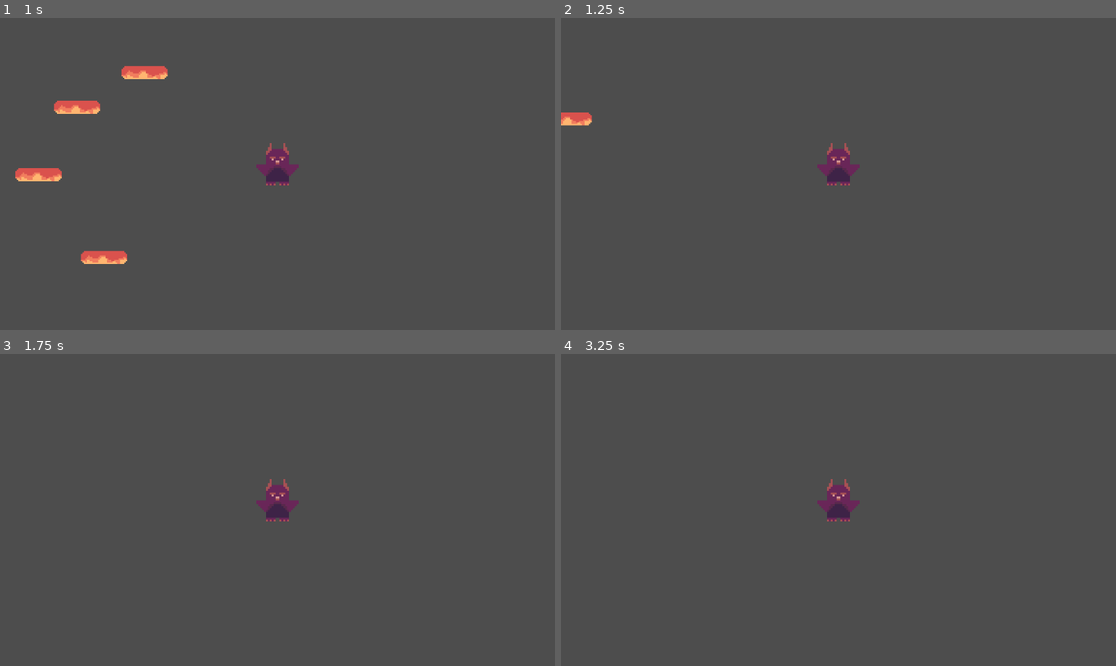
Above: before the commit, frames 1-4 (two rows, left to right).
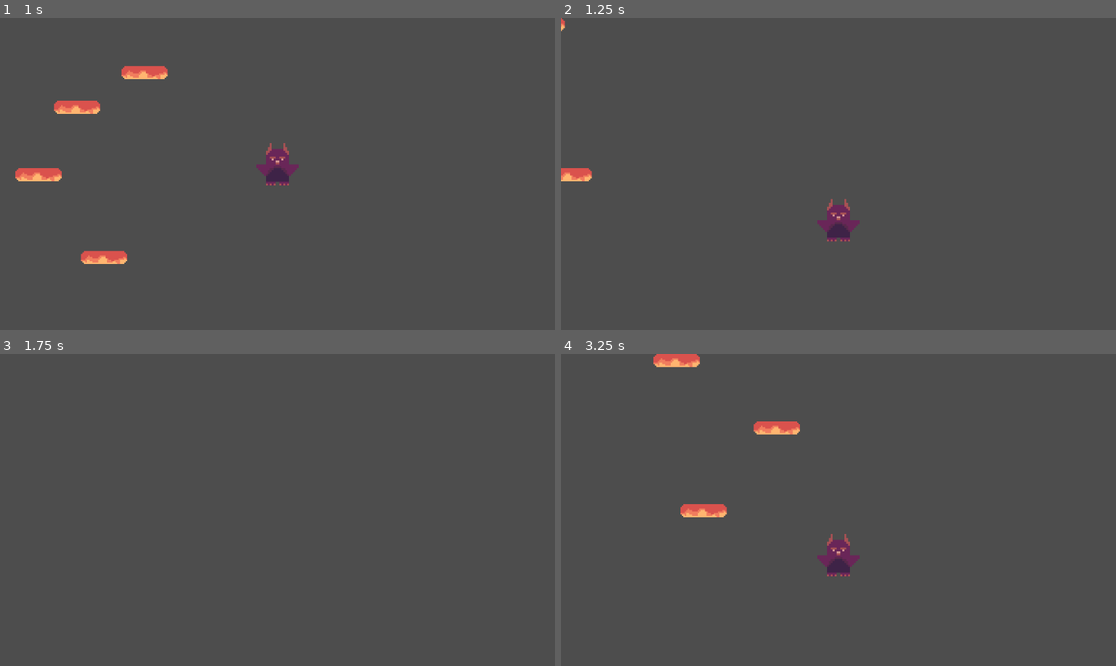
Above: after the commit, the same moments.

Repository: a-dughi/Custom-Office-Templates
Game: Godot game, scene res://Scenes/game.tscn
Two runs of this game, one before a commit and one after it. Both use one fixed random seed, a clock stepped at 60 frames per second and the inputs below.
Inputs:
- Up to frame 1 (1 s): tap Enter (ui_accept) at 0.5, 0.77 s; hold Right (ui_right) from 0.53 s (still down)
- Up to frame 2 (1.25 s): keep holding Right (ui_right)
- Up to frame 3 (1.75 s): keep holding Right (ui_right); tap Enter (ui_accept) at 1.52 s
- Up to frame 4 (3.25 s): release Right (ui_right) at 2.03 s; hold Left (ui_left) 2.03-2.78 s; hold Right (ui_right) from 2.78 s (still down); tap Enter (ui_accept) at 3.02 s

Frame 1 is identical in both runs. In frame 2, 1.6% of the frame differs, in the area x 0-54%, y 0-72%; in frame 3, 0.6%; in frame 4, 2.2%, in the area x 16-54%, y 0-72%.

Commit message:
dying added

Diff:
--- a/Scenes/animatable_body_2d.tscn
+++ b/Scenes/animatable_body_2d.tscn
@@ -5,7 +5,7 @@
 [sub_resource type="RectangleShape2D" id="RectangleShape2D_iacym"]
 size = Vector2(22, 7)
 
-[node name="AnimatableBody2D" type="AnimatableBody2D"]
+[node name="block" type="AnimatableBody2D"]
 
 [node name="Sprite2D" type="Sprite2D" parent="."]
 scale = Vector2(0.75, 0.75)
--- a/Scenes/character_body_2d.tscn
+++ b/Scenes/character_body_2d.tscn
@@ -6,7 +6,7 @@
 [sub_resource type="RectangleShape2D" id="RectangleShape2D_gfmi6"]
 size = Vector2(11, 11)
 
-[node name="CharacterBody2D" type="CharacterBody2D"]
+[node name="character" type="CharacterBody2D"]
 z_index = 5
 script = ExtResource("1_yc67e")
 
--- /dev/null
+++ b/Scenes/dying.gd
@@ -0,0 +1,9 @@
+extends Area2D
+
+@onready var timer = $Timer
+
+func _on_body_entered(body):
+	timer.start()
+
+func _on_timer_timeout():
+	get_tree().reload_current_scene()
--- /dev/null
+++ b/Scenes/dying.tscn
@@ -0,0 +1,13 @@
+[gd_scene load_steps=2 format=3 uid="uid://bivvwdvt787qe"]
+
+[ext_resource type="Script" path="res://Scenes/dying.gd" id="1_i3rud"]
+
+[node name="dying" type="Area2D"]
+script = ExtResource("1_i3rud")
+
+[node name="Timer" type="Timer" parent="."]
+wait_time = 0.5
+one_shot = true
+
+[connection signal="body_entered" from="." to="." method="_on_body_entered"]
+[connection signal="timeout" from="Timer" to="." method="_on_timer_timeout"]
--- a/Scenes/game.tscn
+++ b/Scenes/game.tscn
@@ -1,7 +1,8 @@
-[gd_scene load_steps=6 format=3 uid="uid://c54ii8euffkpg"]
+[gd_scene load_steps=8 format=3 uid="uid://c54ii8euffkpg"]
 
 [ext_resource type="PackedScene" uid="uid://bdn8r48mnqneo" path="res://Scenes/character_body_2d.tscn" id="1_7cwqa"]
 [ext_resource type="PackedScene" uid="uid://b1crmceooylof" path="res://Scenes/animatable_body_2d.tscn" id="2_de25m"]
+[ext_resource type="PackedScene" uid="uid://bivvwdvt787qe" path="res://Scenes/dying.tscn" id="3_kdog2"]
 
 [sub_resource type="Animation" id="Animation_fwydn"]
 length = 0.001
@@ -41,6 +42,8 @@
 "new_animation": SubResource("Animation_jq8gn")
 }
 
+[sub_resource type="WorldBoundaryShape2D" id="WorldBoundaryShape2D_ibpcu"]
+
 [node name="game" type="Node2D"]
 
 [node name="CharacterBody2D" parent="." instance=ExtResource("1_7cwqa")]
@@ -49,6 +52,8 @@
 [node name="Camera2D" type="Camera2D" parent="CharacterBody2D"]
 position = Vector2(0, -6)
 zoom = Vector2(4, 4)
+limit_bottom = 136
+limit_smoothed = true
 
 [node name="AnimatableBody2D" parent="." instance=ExtResource("2_de25m")]
 position = Vector2(21, 55)
@@ -70,3 +75,10 @@
 
 [node name="AnimatableBody2D4" parent="." instance=ExtResource("2_de25m")]
 position = Vector2(42, -41)
+
+[node name="dying" parent="." instance=ExtResource("3_kdog2")]
+position = Vector2(-30, 99)
+
+[node name="CollisionShape2D" type="CollisionShape2D" parent="dying"]
+position = Vector2(37, 29)
+shape = SubResource("WorldBoundaryShape2D_ibpcu")
